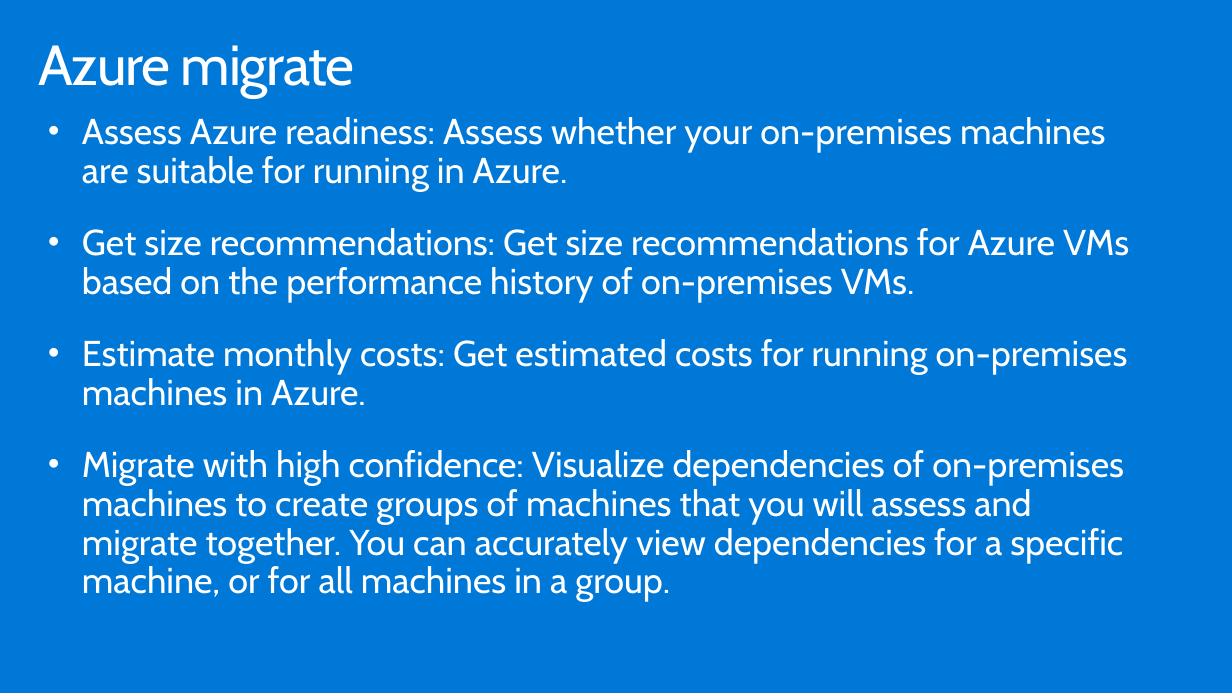
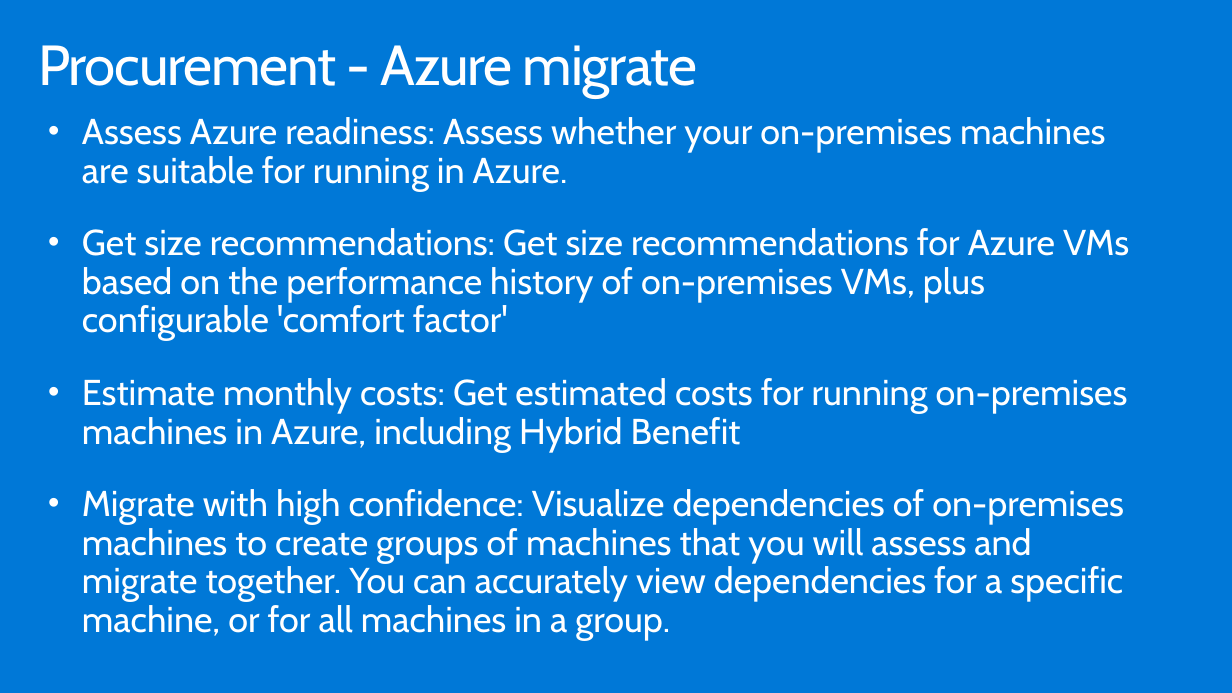
Before and after one commit to GretaLakra/Azure, a slide deck: slide 23 of WDS/Whiteboard design session trainer presentation - Lift and shift.pptx (slide 22 before the commit). Drawn at 1232x693 pixels with LibreOffice and Linux fonts; fonts in the diff are those of the drawing. Boxes give left, top, right and bottom in pixels: in the first picture for what was removed or moved away, otherwise in the second. Text is boxed around its words. In the diff, an @@ line names an element or a change of style, - is before the commit and + after.

```diff
--- a/WDS/Whiteboard design session trainer presentation - Lift and shift.pptx
+++ b/WDS/Whiteboard design session trainer presentation - Lift and shift.pptx
@@ title at [38, 45, 697, 98]: text changed @@
-Azure migrate
+Procurement - Azure migrate
@@ text at [82, 228, 1129, 452]: text changed @@
-• Get size recommendations: Get size recommendations for Azure VMs based on the performance history of on-premises VMs.
-• Estimate monthly costs: Get estimated costs for running on-premises machines in Azure.
+• Get size recommendations: Get size recommendations for Azure VMs based on the performance history of on-premises VMs, plus configurable 'comfort factor'
+• Estimate monthly costs: Get estimated costs for running on-premises machines in Azure, including Hybrid Benefit
```
Also in this commit, not shown: 18 other slides changed, 9 slides added, 7 slides removed, 32 other files.
